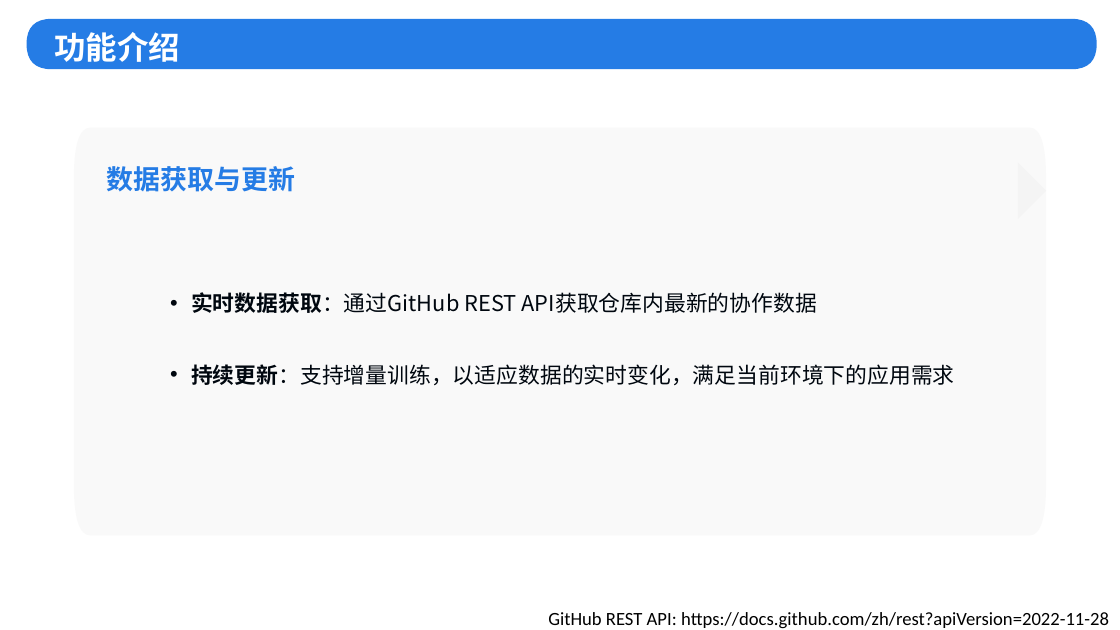
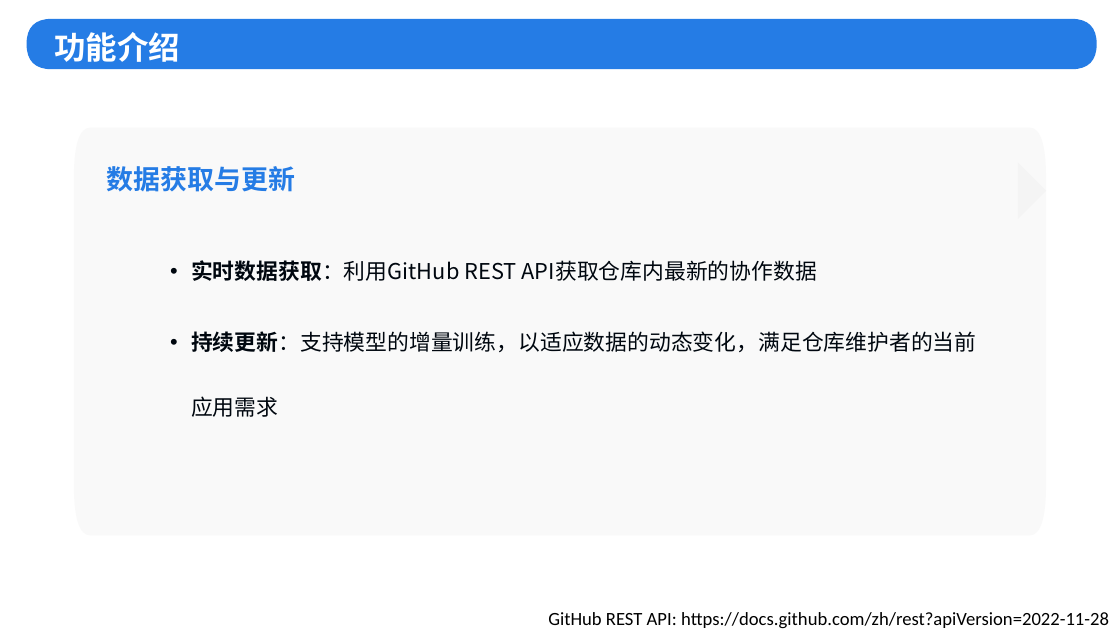
Before and after one commit to zhingoll/Issue-Assigner-BaaS, a slide deck: slide 8 of 初赛/OpenRank杯初赛-灵配.pptx. Drawn at 1120x630 pixels with LibreOffice and Linux fonts; fonts in the diff are those of the drawing; background and template pictures are left out. Boxes give left, top, right and bottom in pixels: in the first picture for what was removed or moved away, otherwise in the second. Text is boxed around its words. In the diff, an @@ line names an element or a change of style, - is before the commit and + after.

```diff
--- a/初赛/OpenRank杯初赛-灵配.pptx
+++ b/初赛/OpenRank杯初赛-灵配.pptx
@@ text at (191,260,976,417): text changed @@
-• 实时数据获取：通过GitHub REST API获取仓库内最新的协作数据
-• 持续更新：支持增量训练，以适应数据的实时变化，满足当前环境下的应用需求
+• 实时数据获取：利用GitHub REST API获取仓库内最新的协作数据
+• 持续更新：支持模型的增量训练，以适应数据的动态变化，满足仓库维护者的当前应用需求
```
Also in this commit, not shown: 2 other slides changed, 1 slide added.
